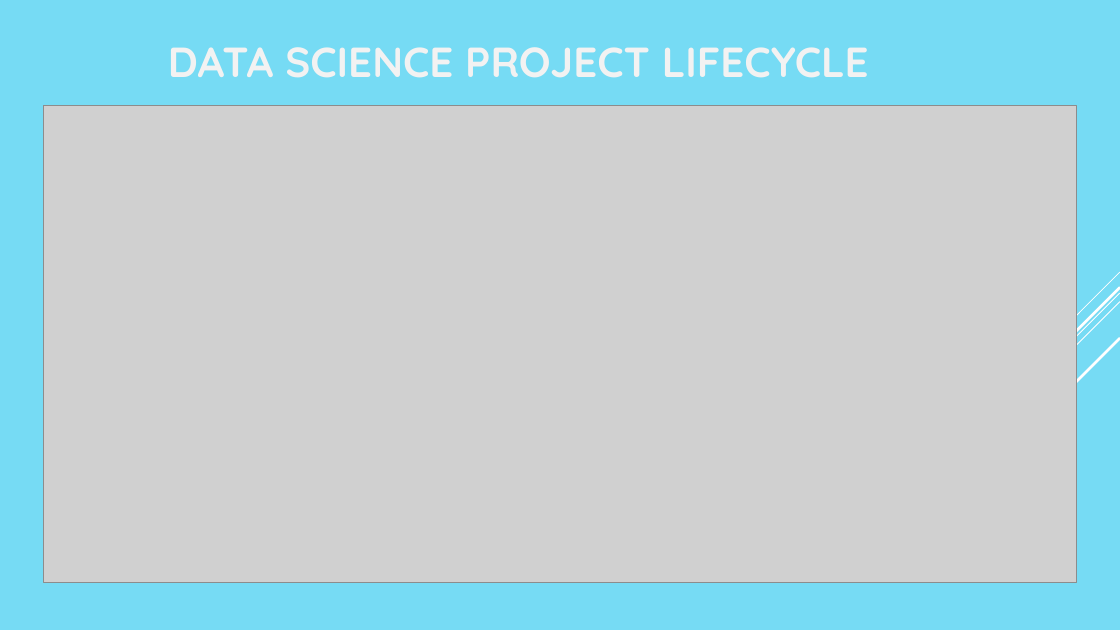
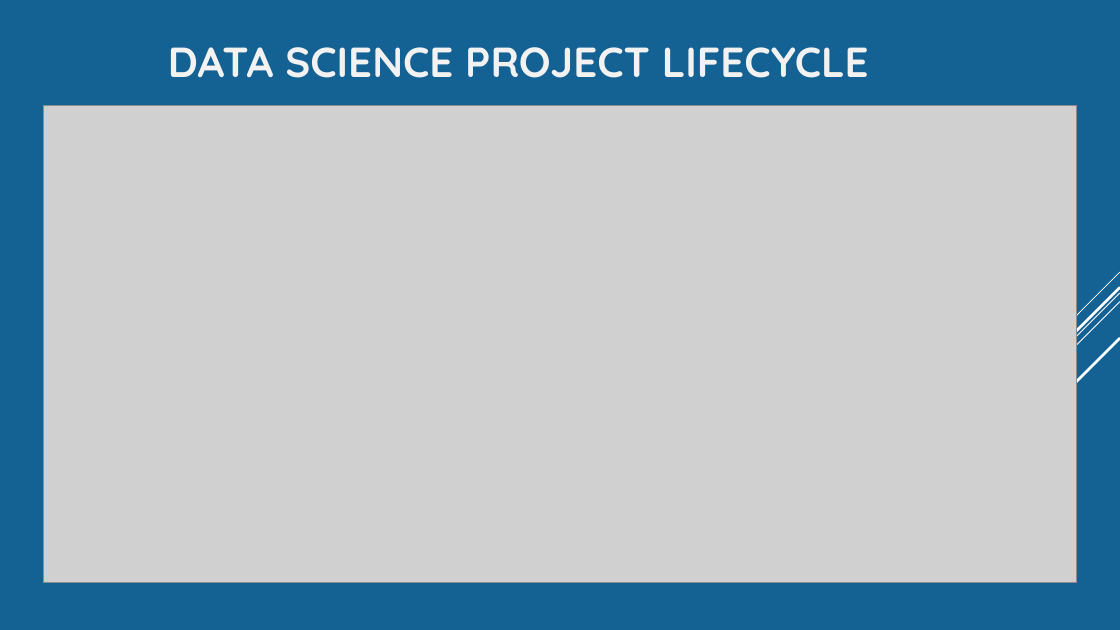
Before and after one commit to pengdsci/STA551, a slide deck: slide 10 of w01/What-is-data-sience.pptx. Drawn at 1120x630 pixels with LibreOffice and Linux fonts; fonts in the diff are those of the drawing; grey boxes stand for pictures. Boxes give left, top, right and bottom in pixels: in the first picture for what was removed or moved away, otherwise in the second. Text is boxed around its words. In the diff, an @@ line names an element or a change of style, - is before the commit and + after.

```diff
--- a/w01/What-is-data-sience.pptx
+++ b/w01/What-is-data-sience.pptx
@@ background #76DBF4 to #146194 @@
```
Also in this commit, not shown: 6 other slides changed.
